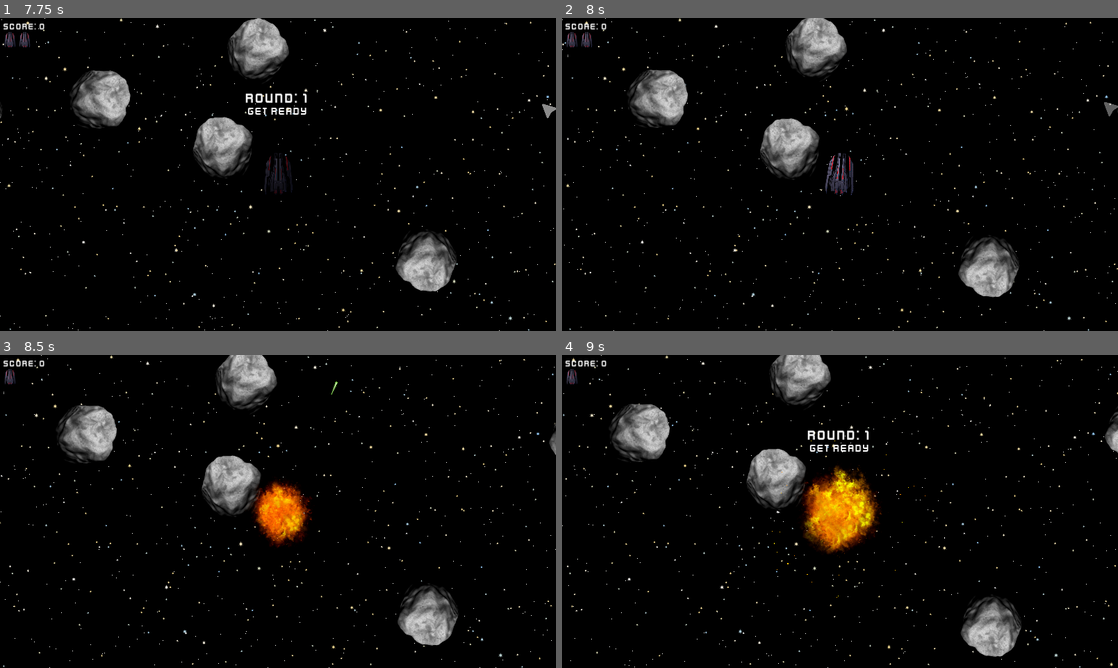
Above: before the commit, frames 1-4 (two rows, left to right).
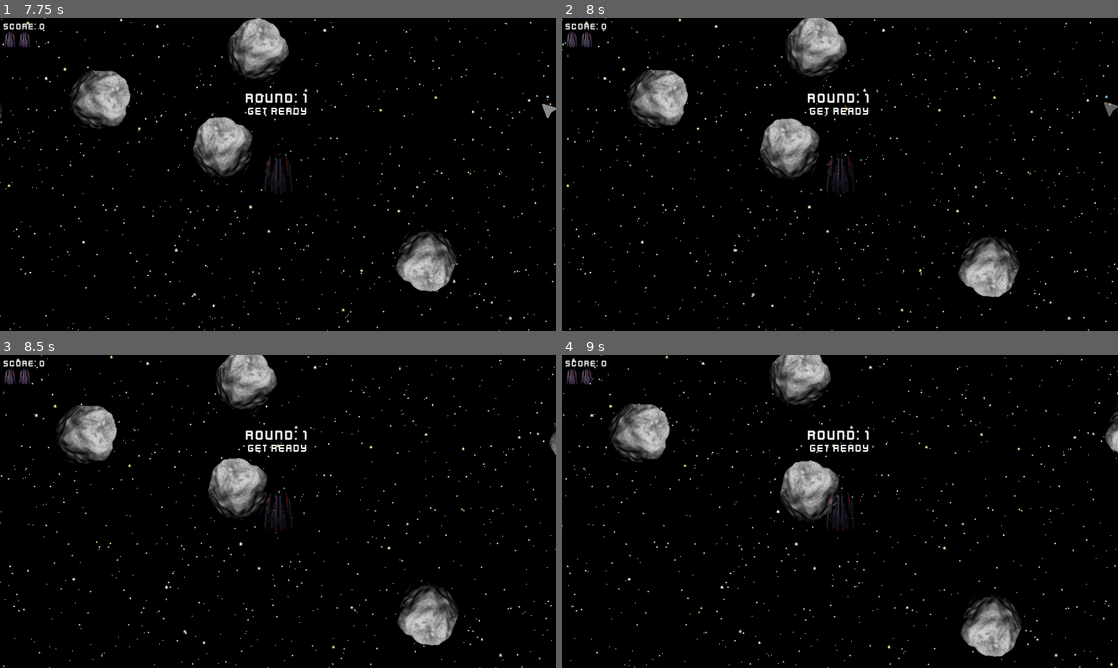
Above: after the commit, the same moments.

Repository: x7bit/godot-asteroids
Game: Godot game, scene res://scenes/main.tscn
The game is run twice, just before and just after one commit, with the same random seed, the same clock (stepped at 60 frames per second) and the same inputs. Sound files missing from this copy of the repository are replaced by a short silence.
Inputs:
- Up to frame 1 (7.75 s): click "NEW GAME" at 0.5 s; tap Enter (shoot) at 1.25, 1.35, 2.1, 2.85, 3.6, 4.35, 5.1, 5.85, 6.6, 7.35 s; hold Up (move_forward) 1.28-2.78 s; hold Left (rotate_left) 2.78-4.28 s; hold Down (move_backward) 4.28-5.03 s; hold Right (rotate_right) 5.03-5.78 s; hold Up (move_forward) 5.78-6.53 s; hold Right (rotate_right) from 6.53 s (still down)
- Up to frame 2 (8 s): keep holding Right (rotate_right)
- Up to frame 3 (8.5 s): keep holding Right (rotate_right); tap Enter (shoot) at 8.1 s
- Up to frame 4 (9 s): release Right (rotate_right) at 8.78 s; hold Down (move_backward) from 8.78 s (still down); tap Enter (shoot) at 8.85 s

Frame 1 is identical in both runs. In frame 2, 0.7% of the frame differs, in the area x 44-56%, y 24-57%; in frame 3, 3.1%; in frame 4, 4.7%, in the area x 3-66%, y 4-78%.

Commit message:
Player respawn fixes

Diff:
--- a/scenes/asteroid.tscn
+++ b/scenes/asteroid.tscn
@@ -8,9 +8,9 @@
 
 [node name="Asteroid" type="RigidBody2D"]
 collision_layer = 4
-collision_mask = 14
+collision_mask = 12
 physics_material_override = ExtResource("1_jt4un")
-max_contacts_reported = 2
+max_contacts_reported = 1
 contact_monitor = true
 script = ExtResource("1_j7m0b")
 
--- a/scenes/player.tscn
+++ b/scenes/player.tscn
@@ -19,7 +19,7 @@
 position = Vector2(640, 360)
 scale = Vector2(0.5, 0.5)
 collision_layer = 2
-collision_mask = 5
+collision_mask = 4
 motion_mode = 1
 script = ExtResource("1_rlokd")
 
--- a/scripts/player_spawn_area.gd
+++ b/scripts/player_spawn_area.gd
@@ -2,7 +2,7 @@
 
 var is_empty: bool:
 	get:
-		return !has_overlapping_areas()
+		return !has_overlapping_bodies()
 
 func _ready() -> void:
 	pass
